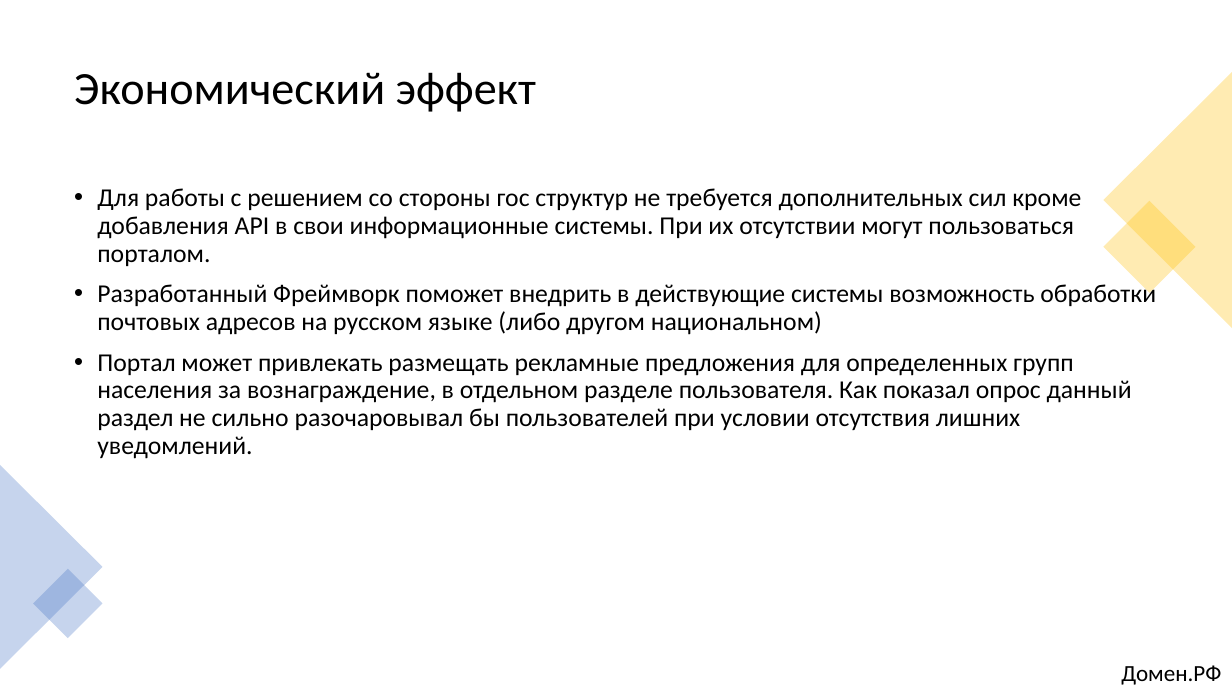
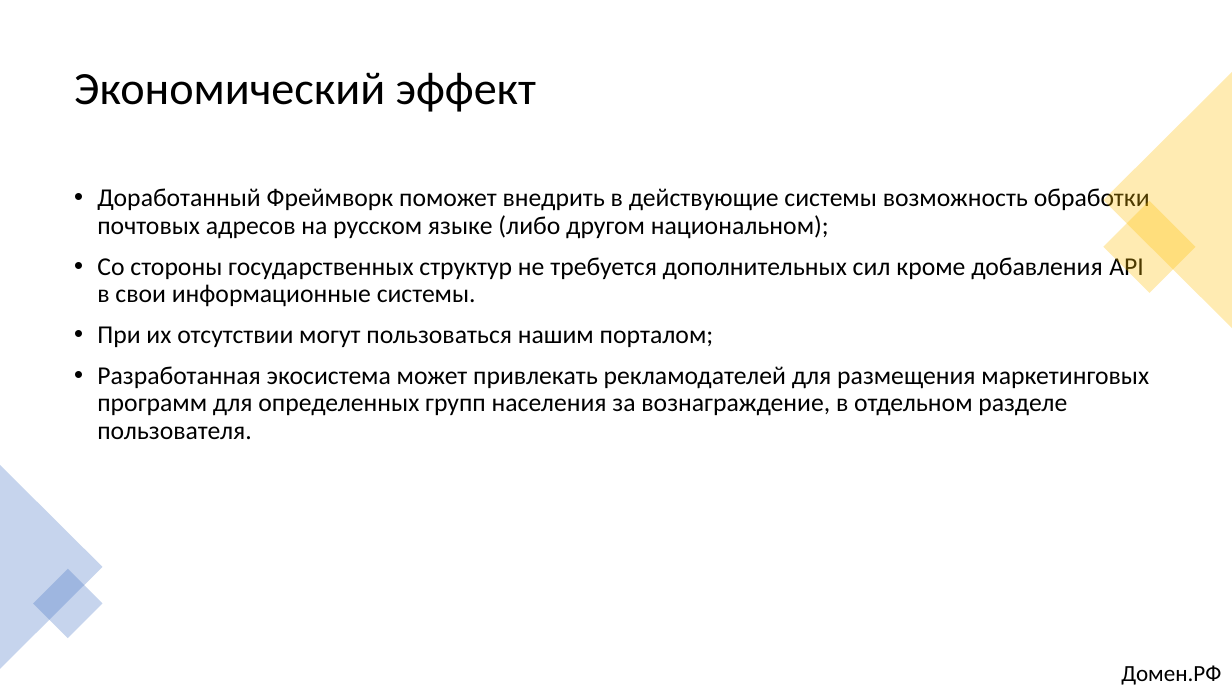
Before and after one commit to alexklippe/scryptedv2, a slide deck: slide 9 of Презентация_Команда Scrypted_кейс1.pptx. Drawn at 1232x693 pixels with LibreOffice and Linux fonts; fonts in the diff are those of the drawing. Boxes give left, top, right and bottom in pixels: in the first picture for what was removed or moved away, otherwise in the second. Text is boxed around its words. In the diff, an @@ line names an element or a change of style, - is before the commit and + after.

```diff
--- a/Презентация_Команда Scrypted_кейс1.pptx
+++ b/Презентация_Команда Scrypted_кейс1.pptx
@@ text at [97, 186, 1150, 439]: text changed @@
-• Для работы с решением со стороны гос структур не требуется дополнительных сил кроме добавления API в свои информационные системы. При их отсутствии могут пользоваться порталом.
-• Разработанный Фреймворк поможет внедрить в действующие системы возможность обработки почтовых адресов на русском языке (либо другом национальном)
-• Портал может привлекать размещать рекламные предложения для определенных групп населения за вознаграждение, в отдельном разделе пользователя. Как показал опрос данный раздел не сильно разочаровывал бы пользователей при условии отсутствия лишних уведомлений.
+• Доработанный Фреймворк поможет внедрить в действующие системы возможность обработки почтовых адресов на русском языке (либо другом национальном);
+• Со стороны государственных структур не требуется дополнительных сил кроме добавления API в свои информационные системы.
+• При их отсутствии могут пользоваться нашим порталом;
+• Разработанная экосистема может привлекать рекламодателей для размещения маркетинговых программ для определенных групп населения за вознаграждение, в отдельном разделе пользователя.
```
Also in this commit, not shown: 9 other slides changed, 8 other files.
